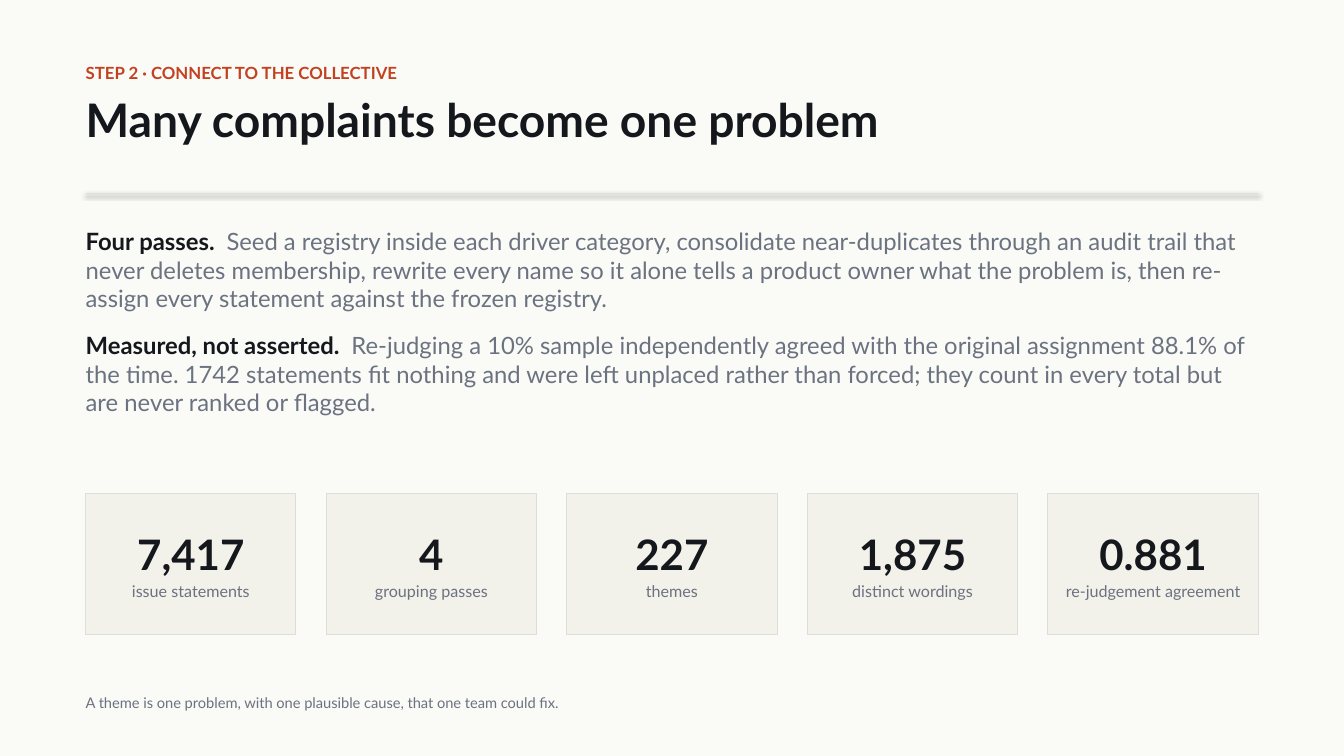
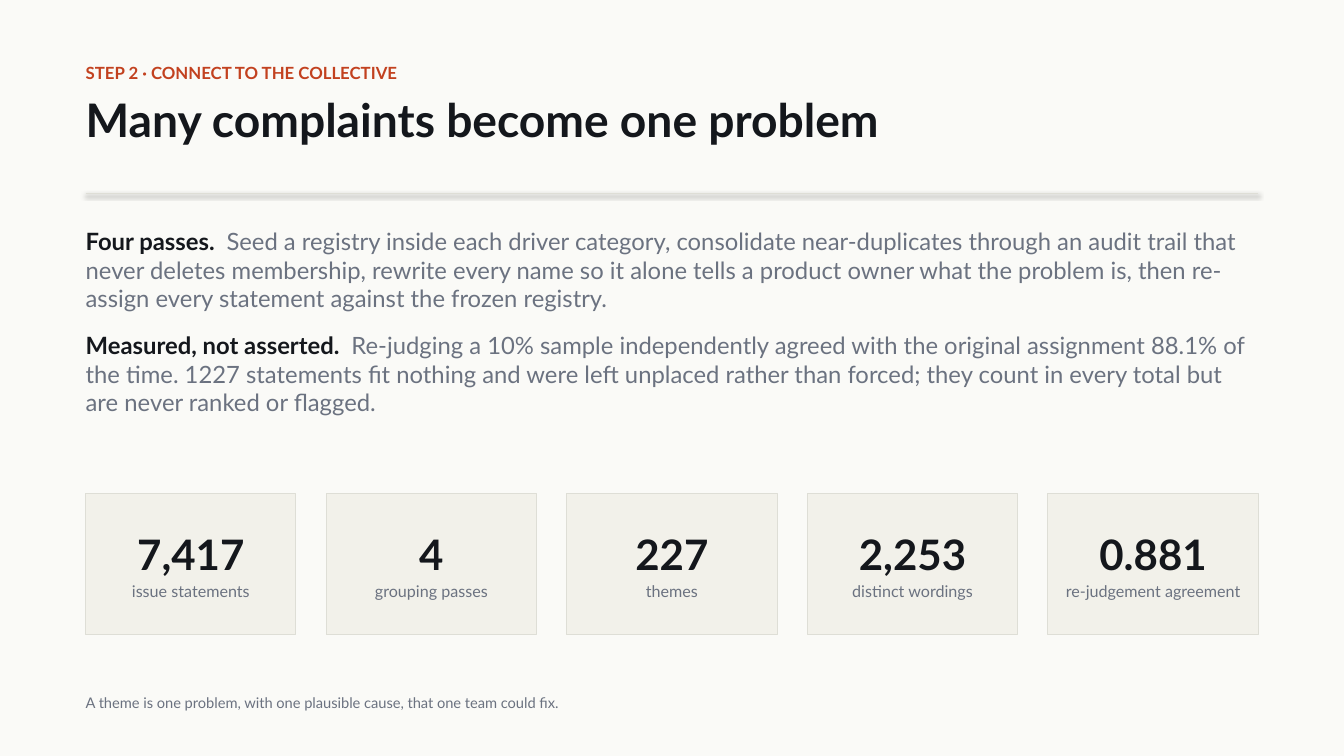
Before and after one commit to Gread/voc_hackathon, a slide deck: slide 6 of docs/voc_insights_deck.pptx. Drawn at 1344x756 pixels with LibreOffice and Linux fonts; fonts in the diff are those of the drawing. Boxes give left, top, right and bottom in pixels: in the first picture for what was removed or moved away, otherwise in the second. Text is boxed around its words. In the diff, an @@ line names an element or a change of style, - is before the commit and + after.

```diff
--- a/docs/voc_insights_deck.pptx
+++ b/docs/voc_insights_deck.pptx
@@ text at [86, 336, 1245, 416]: text changed @@
-Measured, not asserted. Re-judging a 10% sample independently agreed with the original assignment 88.1% of the time. 1742 statements fit nothing and were left unplaced rather than forced; they count in every total but are never ranked or flagged.
+Measured, not asserted. Re-judging a 10% sample independently agreed with the original assignment 88.1% of the time. 1227 statements fit nothing and were left unplaced rather than forced; they count in every total but are never ranked or flagged.
@@ text in rectangle at [859, 539, 966, 576]: text changed @@
-1,875
+2,253
```
Also in this commit, not shown: 5 other slides changed, 12 other files.
